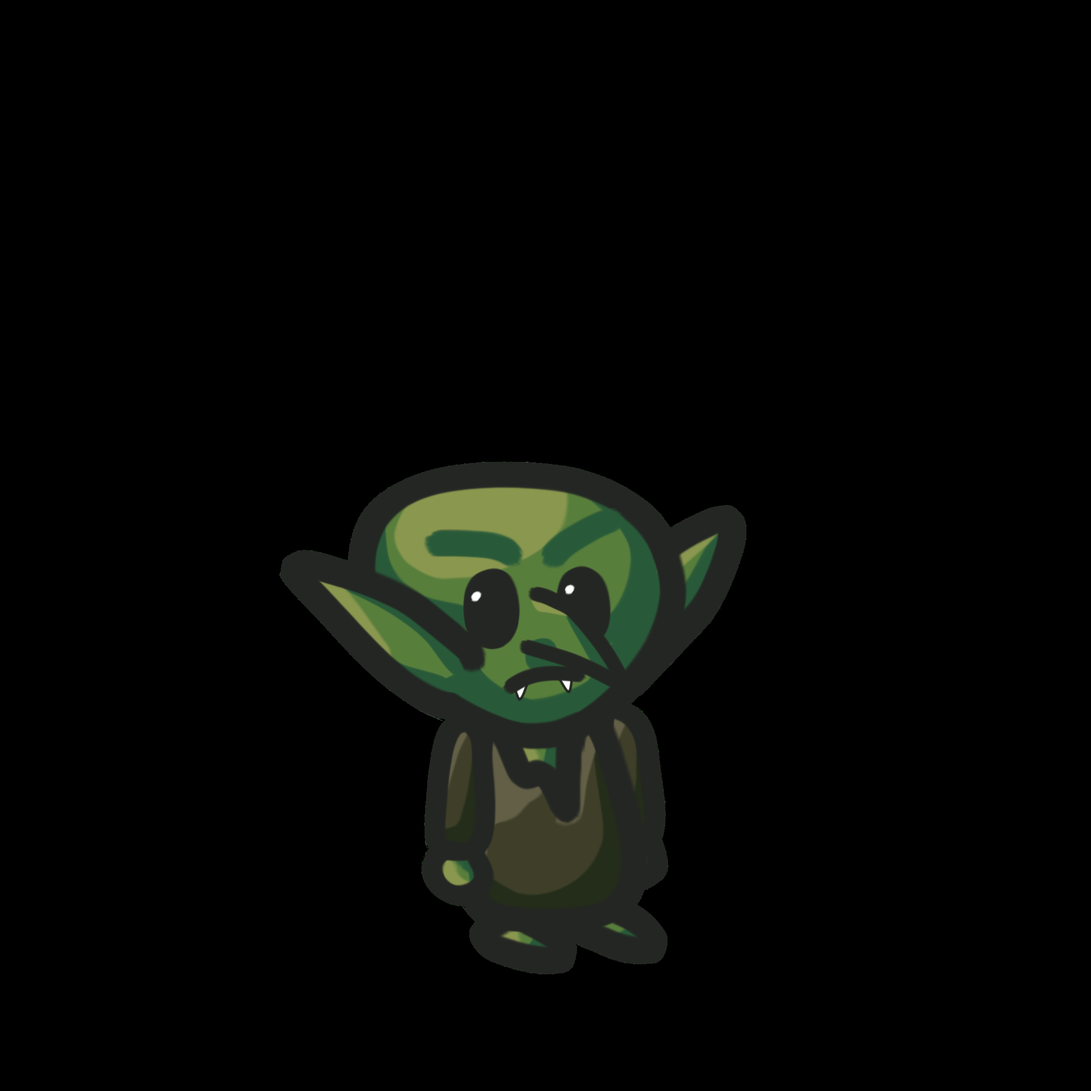
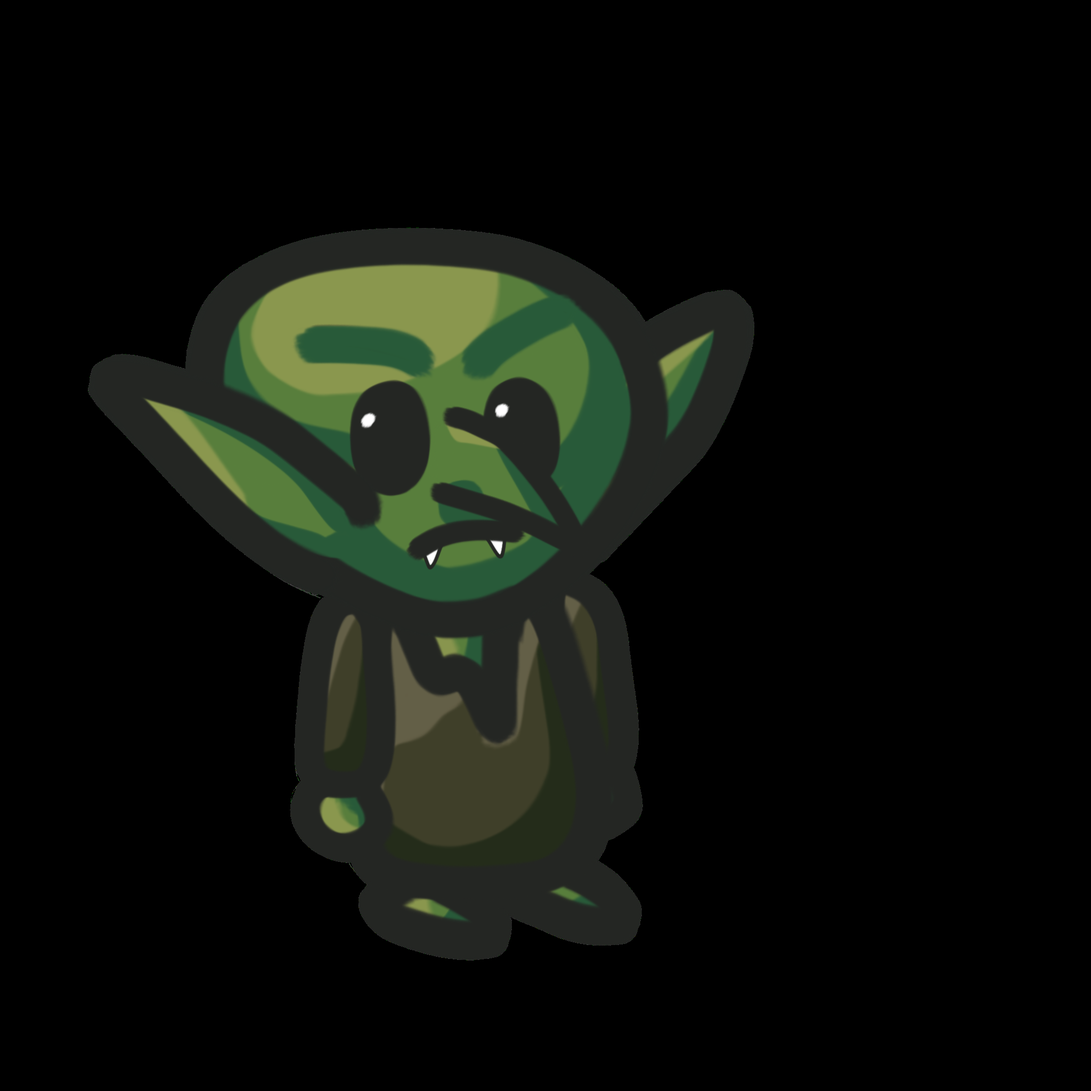
Layer changes from the first 1091px x 1091px image to the second:
painted on "Ebene 8" over [87, 227, 755, 752]
painted on "Ebene 22" over [289, 581, 498, 908]
painted on "Ebene 16" over [342, 543, 650, 936]
painted on "Ebene 24" over [534, 562, 669, 894]
painted on "Ebene 20" over [485, 840, 669, 966]
painted on "Ebene 19" over [358, 859, 578, 975]
